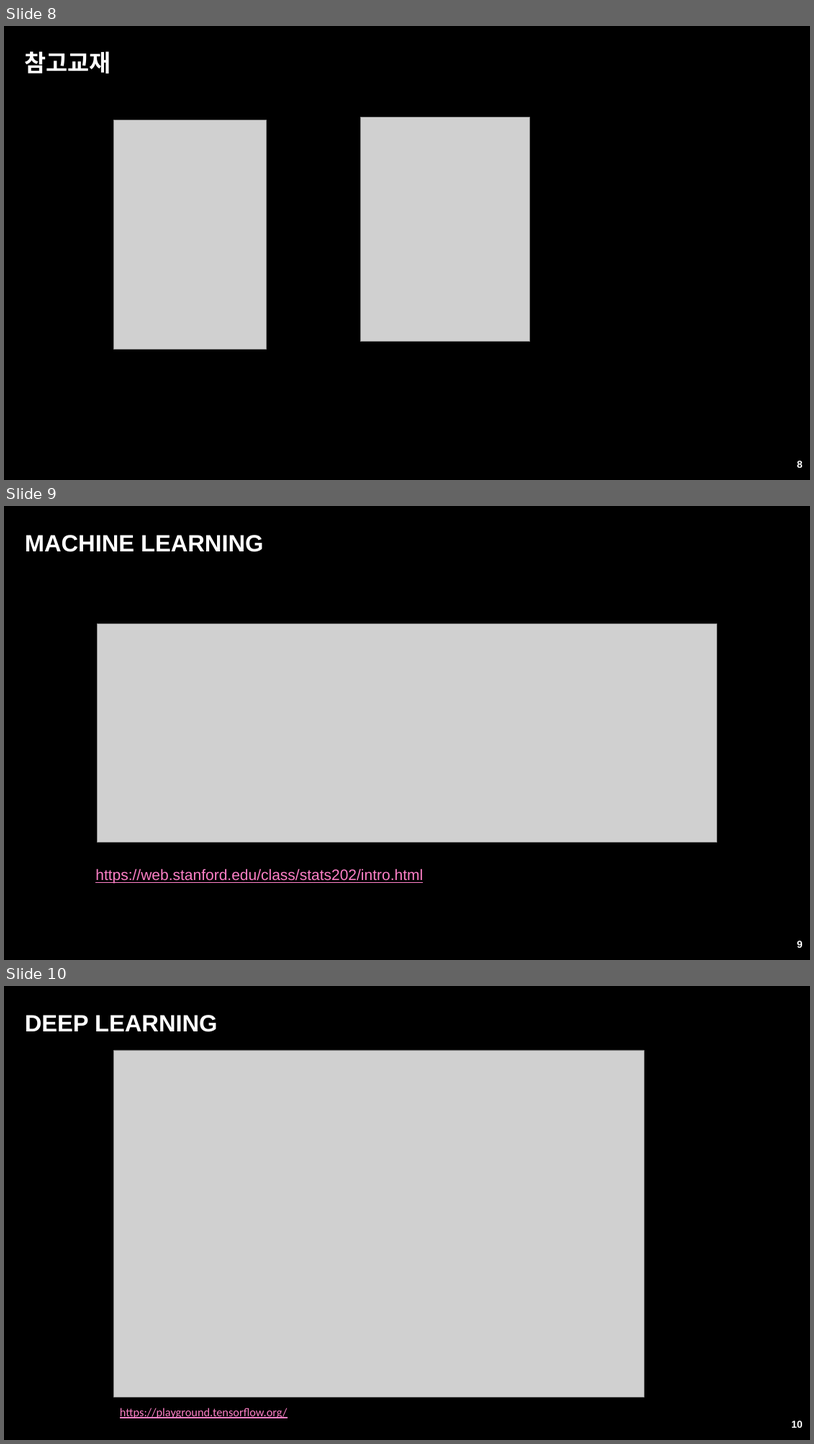
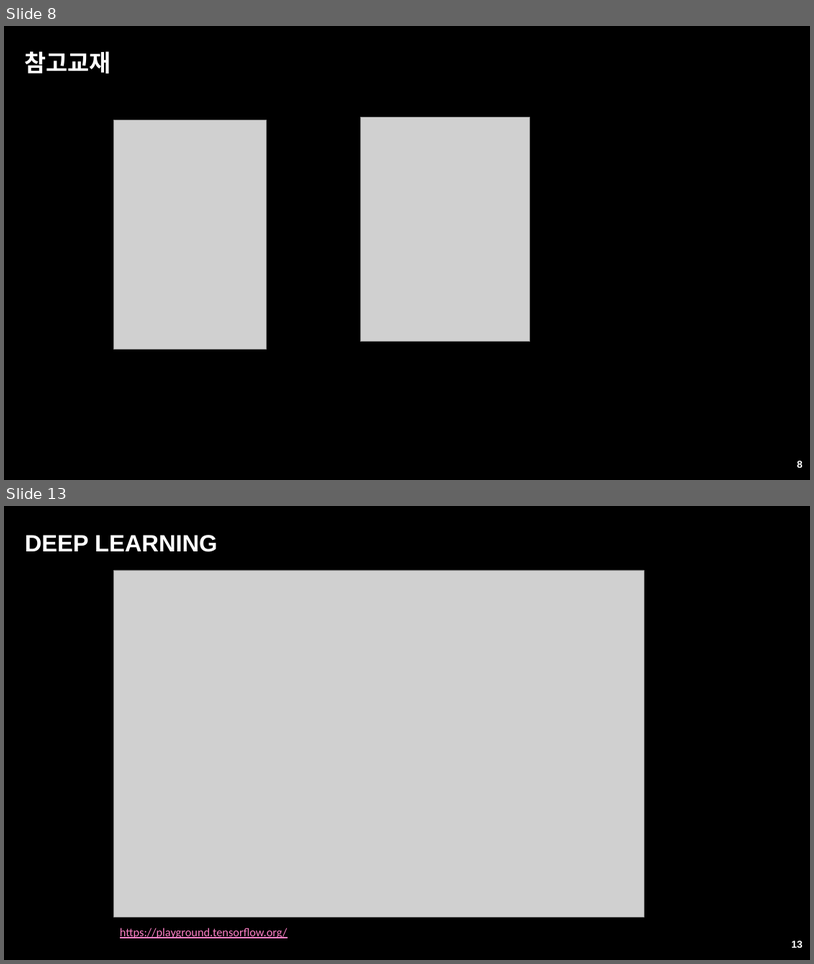
Before and after one commit to ancestor9/24_fall_Big-Data-Processing-coding-, a slide deck: 빅데이터처리.pptx. Shown one above the other, each under a label of ours: slides 8, 9 and 10 before the commit, slides 8 and 13 after it; the slides between them are not shown. The pictures are 814x1444 and 814x964 pixels, drawn with LibreOffice and Linux fonts; fonts in the diff are those of the drawing; grey boxes stand for pictures; background and template pictures are left out. Boxes give left, top, right and bottom in pixels: in the first picture for what was removed or moved away, otherwise in the second. Text is boxed around its words. In the diff, an @@ line names an element or a change of style, - is before the commit and + after.

```diff
--- a/빅데이터처리.pptx
+++ b/빅데이터처리.pptx
@@ slide 9 removed at [4,506,810,960], background picture (left out) @@
@@ title removed at [25,535,263,552] @@
-MACHINE LEARNING
@@ picture removed at [98,623,718,842] @@
@@ text removed at [95,868,423,883] @@
-https://web.stanford.edu/class/stats202/intro.html
@@ page number removed at [797,940,803,947] @@
-9
@@ what was slide 10 is now slide 13 @@
@@ page number at [792,940,803,947]: text changed @@
-10
+13
```
Also in this commit, not shown: 4 slides added.
